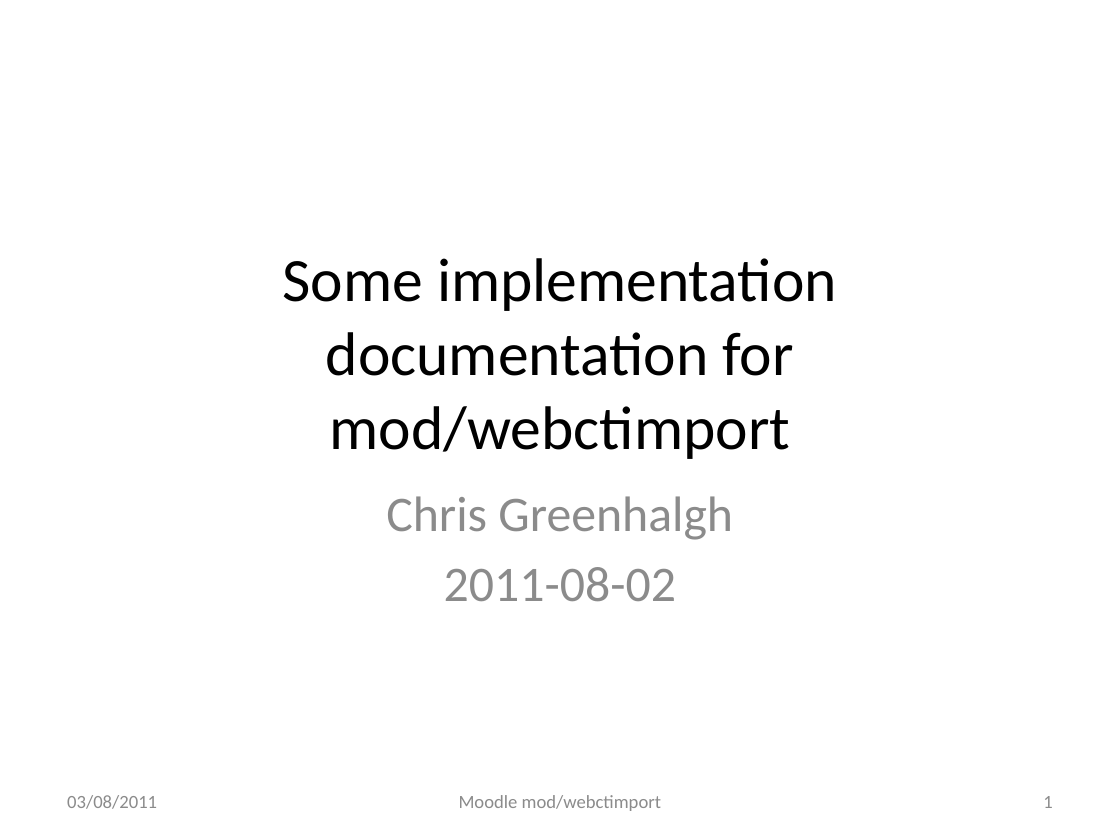
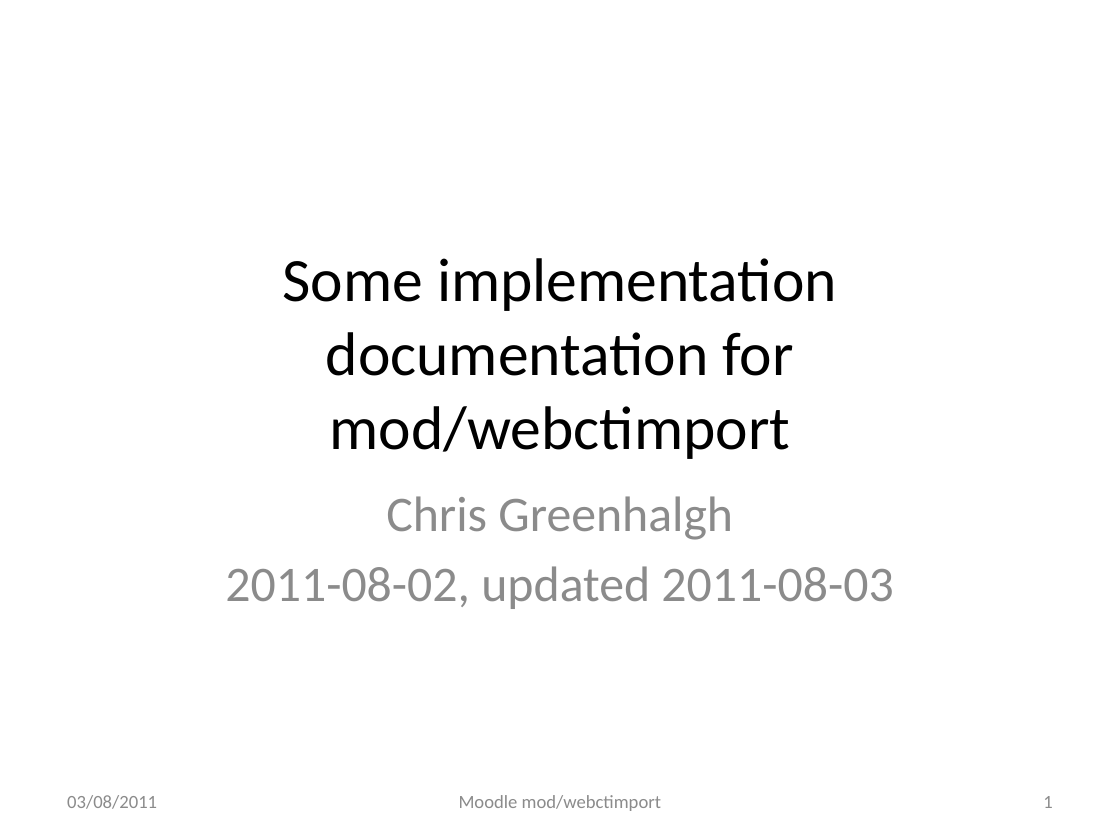
Before and after one commit to cgreenhalgh/mod_webctimport, a slide deck: slide 1 of docs/readme_development.pptx. Drawn at 1120x840 pixels with LibreOffice and Linux fonts; fonts in the diff are those of the drawing. Boxes give left, top, right and bottom in pixels: in the first picture for what was removed or moved away, otherwise in the second. Text is boxed around its words. In the diff, an @@ line names an element or a change of style, - is before the commit and + after.

```diff
--- a/docs/readme_development.pptx
+++ b/docs/readme_development.pptx
@@ subtitle at <box>225,566,893,609</box>: text changed @@
-2011-08-02
+2011-08-02, updated 2011-08-03
```
Also in this commit, not shown: 2 other slides changed, 1 other file.
